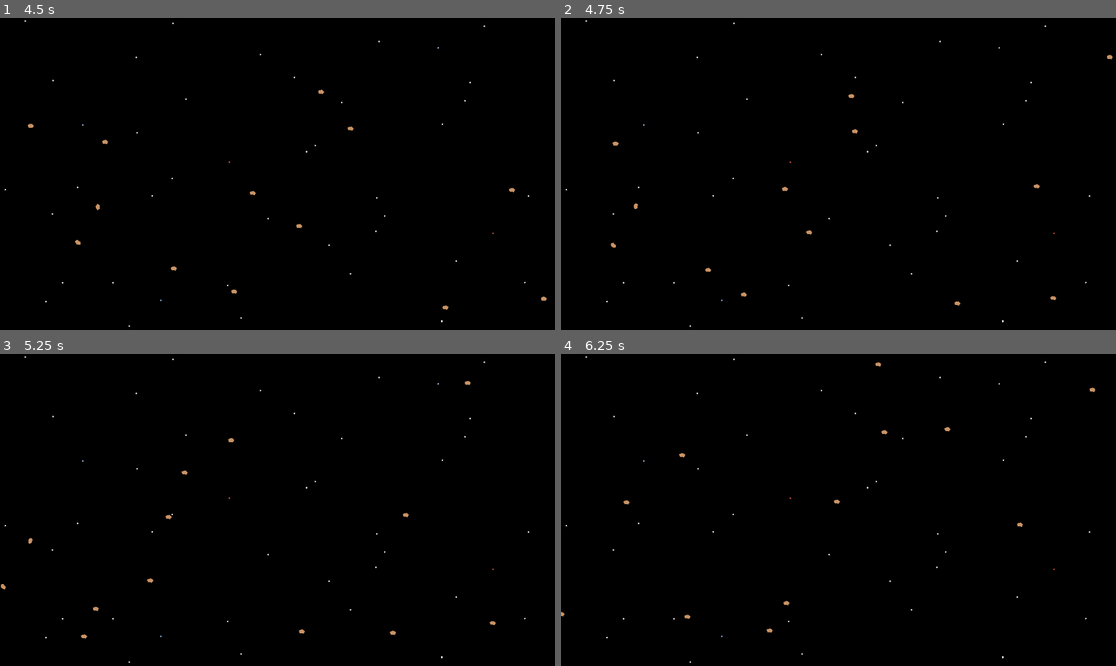
Above: before the commit, frames 1-4 (two rows, left to right).
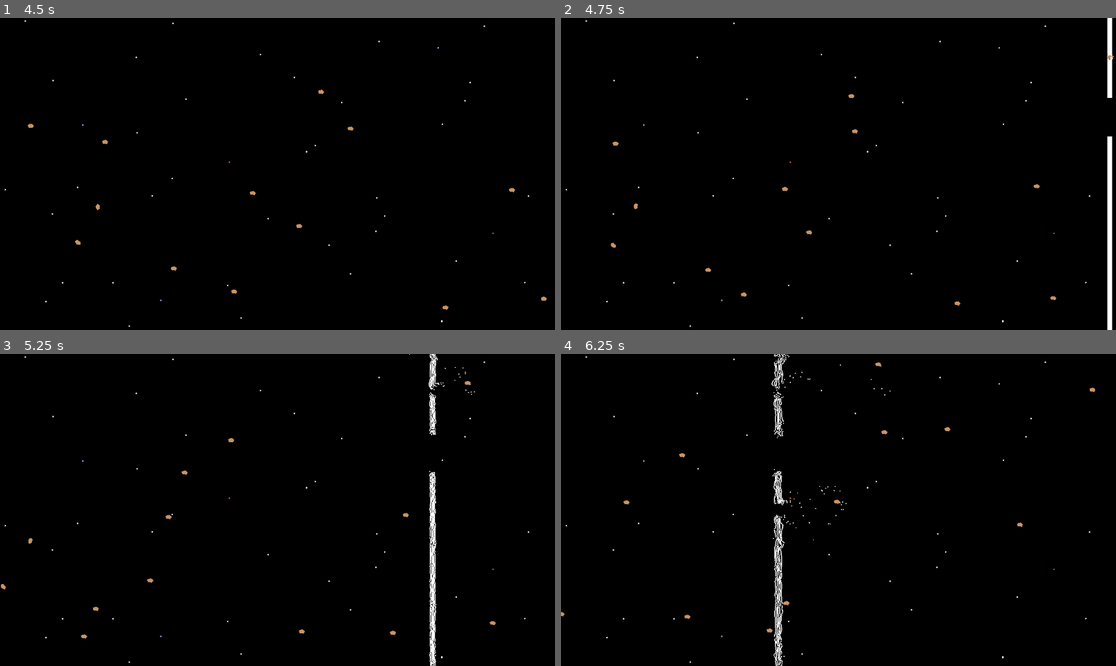
Above: after the commit, the same moments.

Repository: fractalate/space-hazard
Game: Godot game, scene res://main.tscn
Two runs of this game, one before a commit and one after it. Both use one fixed random seed, a clock stepped at 60 frames per second and the inputs below.
Inputs:
- Up to frame 1 (4.5 s): hold Right (right) 0.53-1.28 s; hold Down (down) 1.28-2.03 s; hold Right (right) 2.03-2.78 s; hold Up (up) 2.78-3.53 s; hold Left (left) from 3.53 s (still down)
- Up to frame 2 (4.75 s): keep holding Left (left)
- Up to frame 3 (5.25 s): release Left (left) at 5.03 s; hold Down (down) from 5.03 s (still down)
- Up to frame 4 (6.25 s): release Down (down) at 5.78 s; hold Right (right) from 5.78 s (still down)

Frame 1 is identical in both runs. In frame 2, 0.9% of the frame differs, in the area x 98-100%, y 0-100%; in frame 3, 1.0%; in frame 4, 1.1%, in the area x 37-60%, y 0-100%.

Commit message:
Fun With Dust for Demo Level

Diff:
--- a/levels/demo/level_demo.gd
+++ b/levels/demo/level_demo.gd
@@ -5,8 +5,16 @@
 var rock_spawn_rate_max = 5
 var time_before_rock_spawn = rand_time_before_rock_spawn()
 
+var Dust = load('res://hazards/dust.tscn')
+var dust_spawn_rate_min = .2
+var dust_spawn_rate_max = .3
+var time_before_dust_spawn = rand_time_before_dust_spawn()
+
 func rand_time_before_rock_spawn():
 	return randf_range(1.0 / rock_spawn_rate_max, 1.0 / rock_spawn_rate_min)
+
+func rand_time_before_dust_spawn():
+	return randf_range(1.0 / dust_spawn_rate_max, 1.0 / dust_spawn_rate_min)
 
 func spawn_rock():
 	var vp = get_viewport_rect()
@@ -16,8 +24,24 @@
 	rock.position = Vector2(vp.size.x - 1, randi_range(0, vp.size.y - 1))
 	add_child(rock)
 
+func spawn_dust():
+	var vp = get_viewport_rect()
+	var rand_y = randi_range(0, vp.size.y - 1)
+	for x in range(vp.size.x - 10, vp.size.x, 2):
+		for y in range(0, vp.size.y, 2):
+			if y < rand_y - 40 or y > rand_y + 40:
+				var dust = Dust.instantiate()
+				dust.linear_velocity = Vector2(-randi_range(490, 500), 0).rotated(randf_range(deg_to_rad(-1), deg_to_rad(1)))
+				dust.position = Vector2(x, y)
+				add_child(dust)
+
 func _process(delta):
 	time_before_rock_spawn -= delta
 	while time_before_rock_spawn <= 0.0:
 		spawn_rock()
 		time_before_rock_spawn += rand_time_before_rock_spawn()
+
+	time_before_dust_spawn -= delta
+	while time_before_dust_spawn <= 0.0:
+		spawn_dust()
+		time_before_dust_spawn += rand_time_before_dust_spawn()
